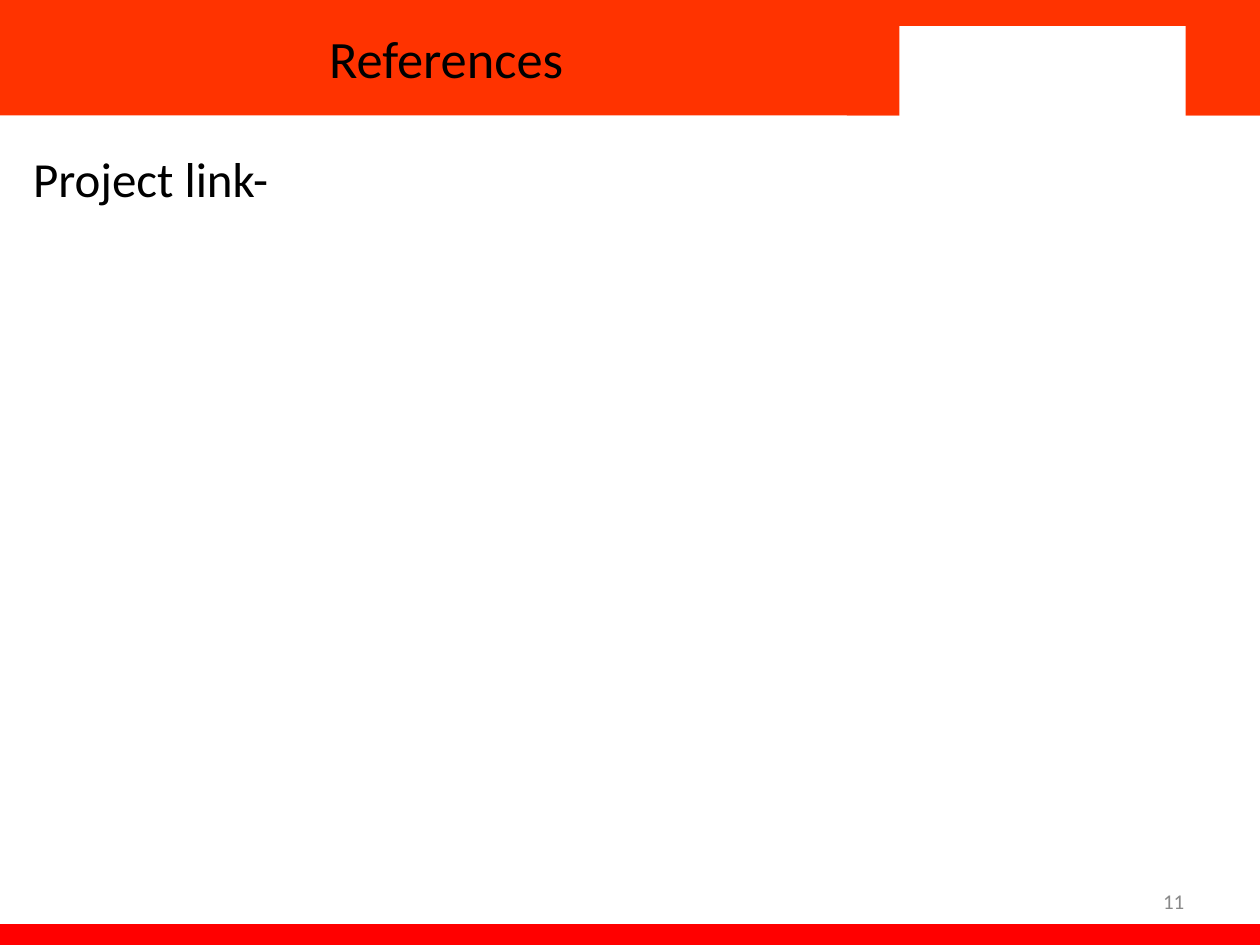
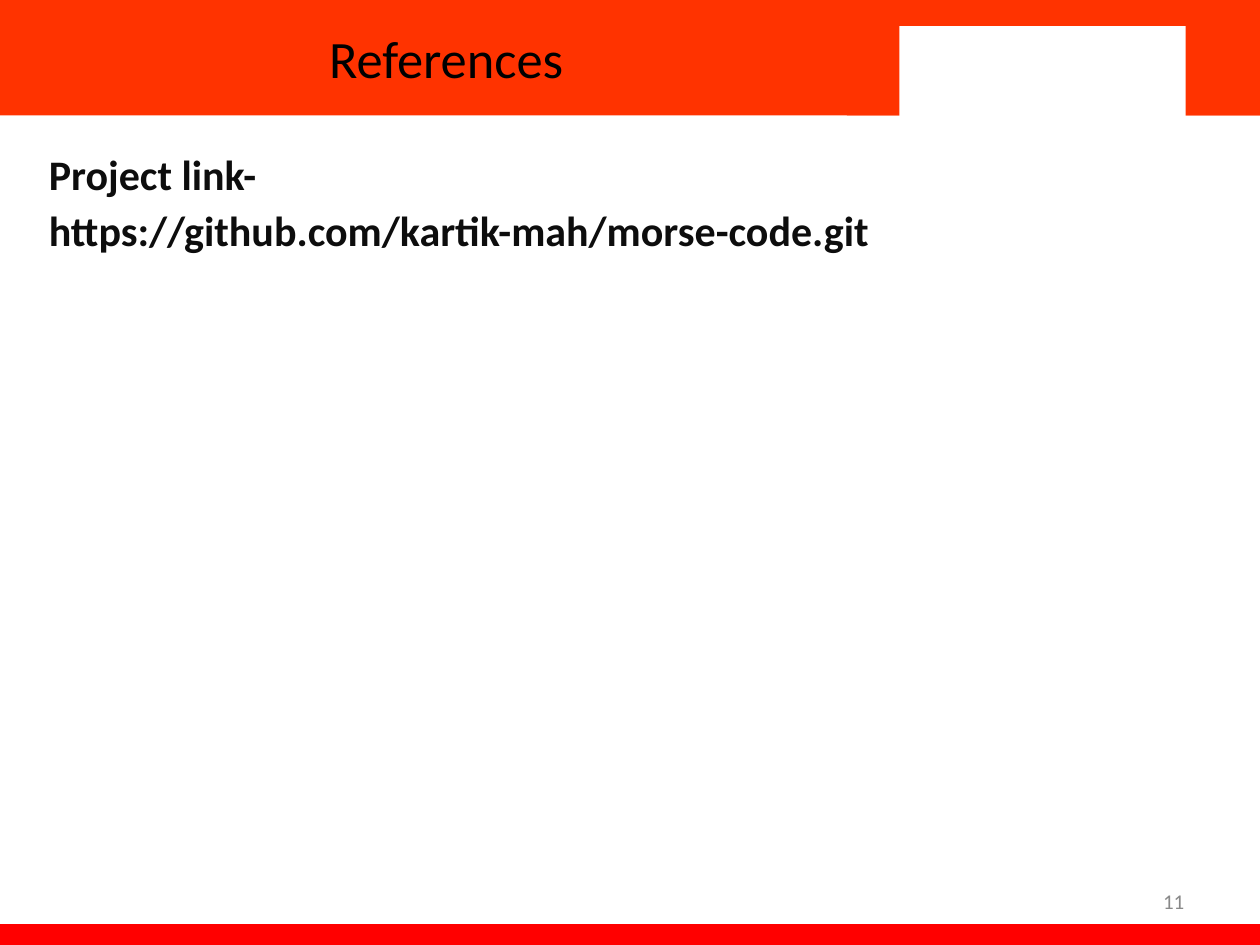
Before and after one commit to kartik-mah/morse-code, a slide deck: slide 11 of Morse code converter python 4th sem ppt.pptx. Drawn at 1260x945 pixels with LibreOffice and Linux fonts; fonts in the diff are those of the drawing; background and template pictures are left out. Boxes give left, top, right and bottom in pixels: in the first picture for what was removed or moved away, otherwise in the second. Text is boxed around its words. In the diff, an @@ line names an element or a change of style, - is before the commit and + after.

```diff
--- a/Morse code converter python 4th sem ppt.pptx
+++ b/Morse code converter python 4th sem ppt.pptx
@@ text at <box>49,160,257,197</box>: size 28 to 24 pt, text colour #000000 to #0D0D0D, bold on in "Project link-"; indent changed @@
@@ text at <box>49,216,869,253</box>: paragraph added @@
+https://github.com/kartik-mah/morse-code.git
```
Also in this commit, not shown: 1 other slide changed.
